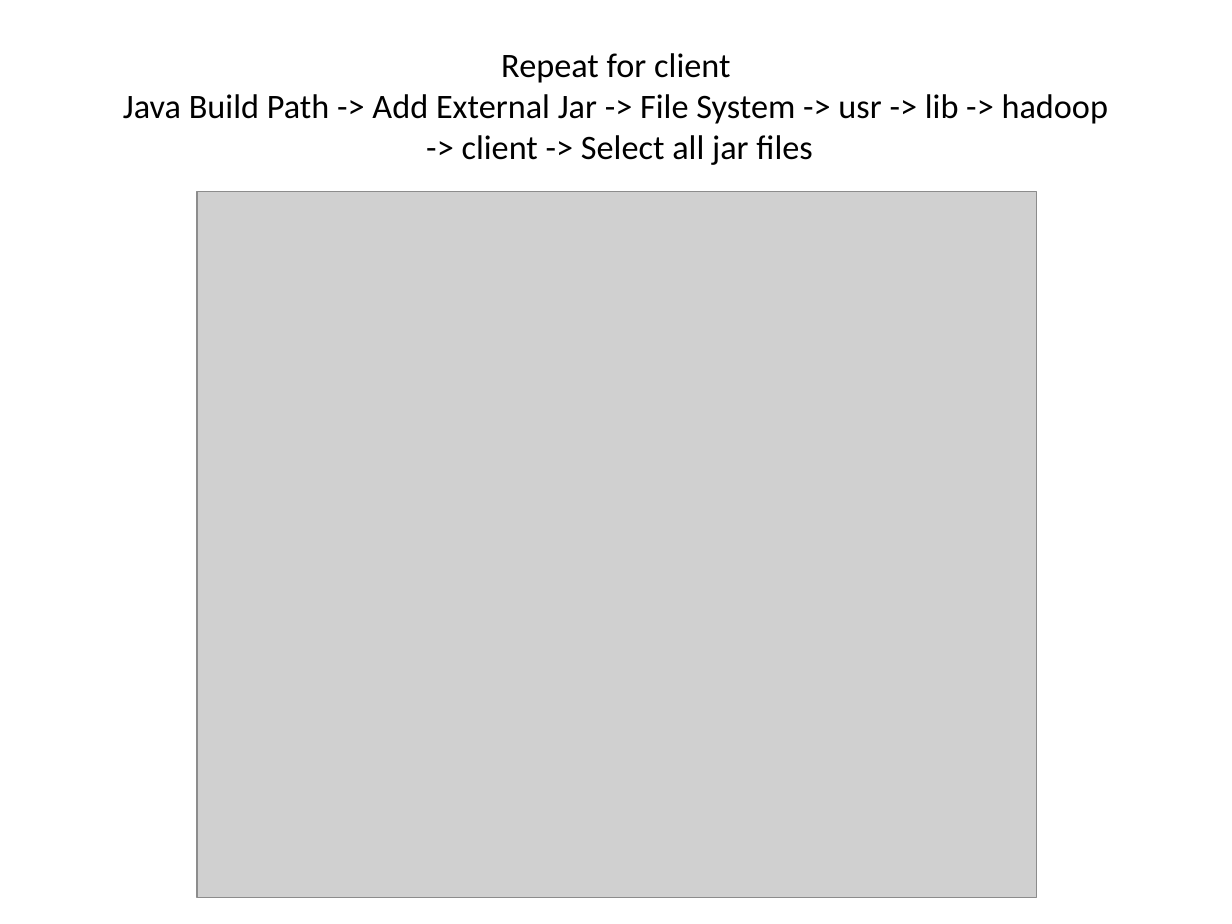
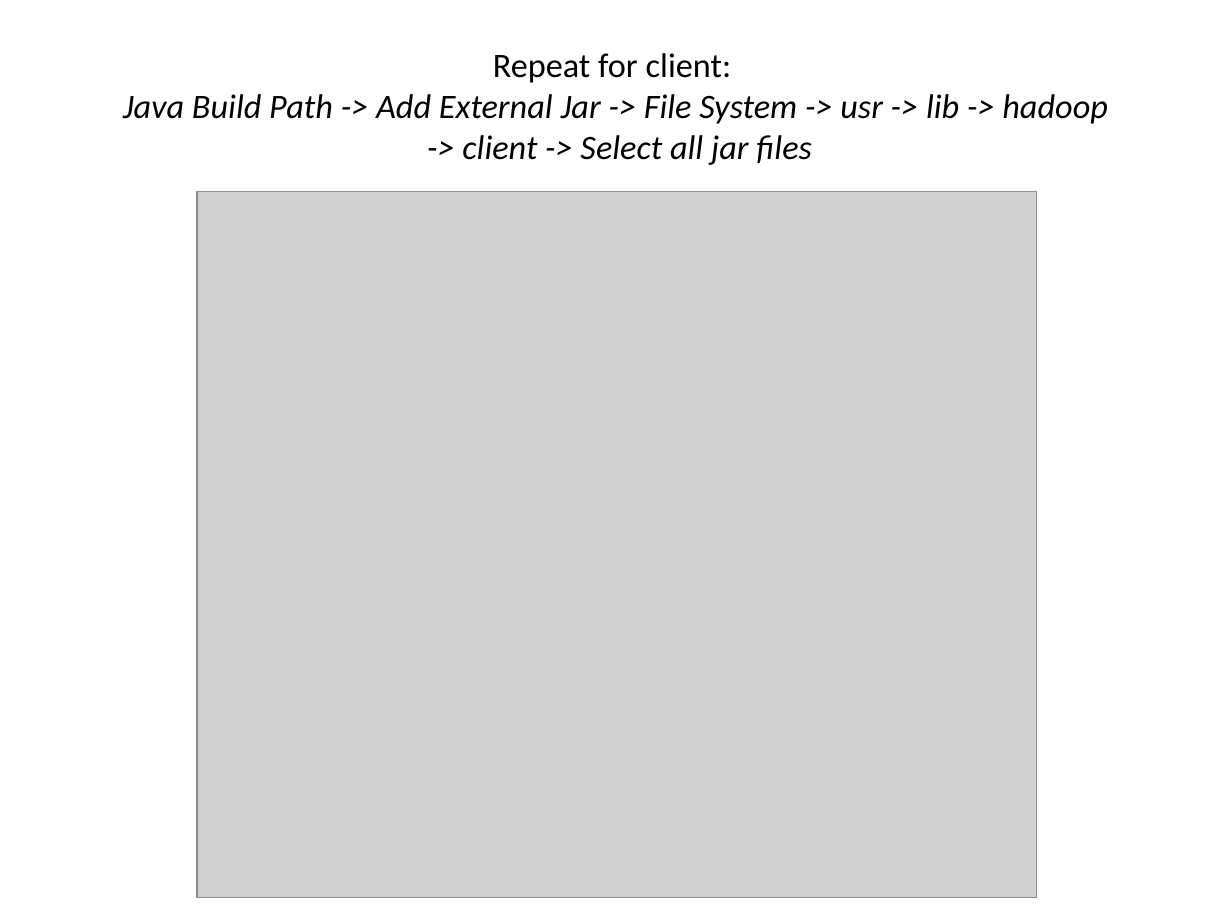
Before and after one commit to jayurbain/HadoopIntro, a slide deck: slide 9 of MapReduce 2.0 YARN.pptx. Drawn at 1232x924 pixels with LibreOffice and Linux fonts; fonts in the diff are those of the drawing; grey boxes stand for pictures. Boxes give left, top, right and bottom in pixels: in the first picture for what was removed or moved away, otherwise in the second. Text is boxed around its words. In the diff, an @@ line names an element or a change of style, - is before the commit and + after.

```diff
--- a/MapReduce 2.0 YARN.pptx
+++ b/MapReduce 2.0 YARN.pptx
@@ title at (123,53,1108,165): text changed; italic on @@
-Repeat for client
-Java Build Path -> Add External Jar -> File System -> usr -> lib -> hadoop
--> client -> Select all jar files
+Repeat for client:
+Java Build Path -> Add External Jar -> File System -> usr -> lib -> hadoop
+-> client -> Select all jar files
```
Also in this commit, not shown: 12 other slides changed.
